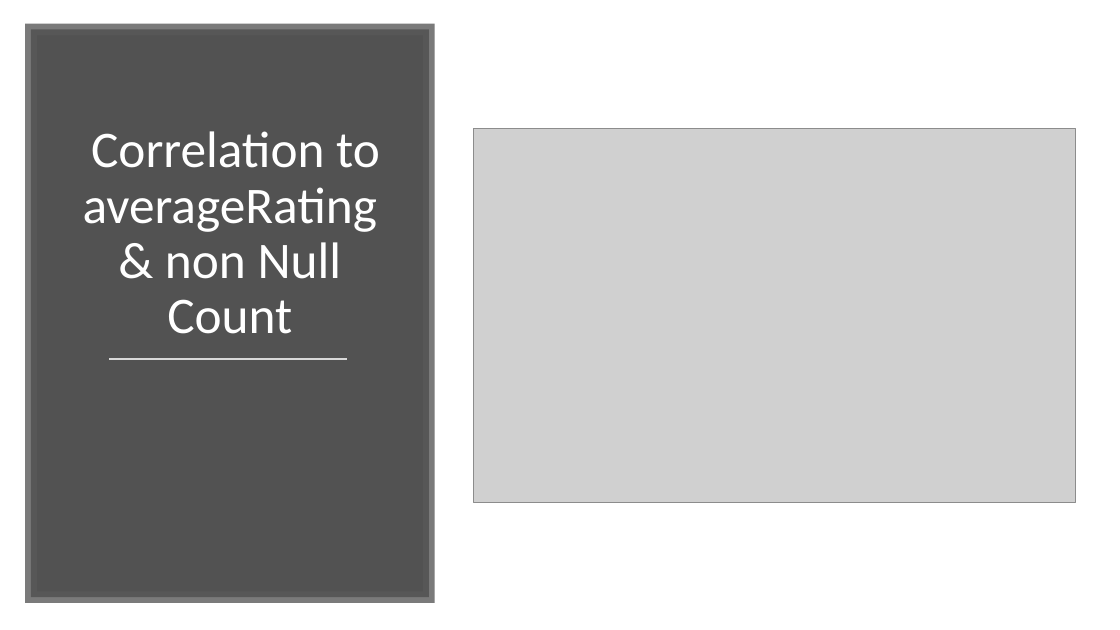
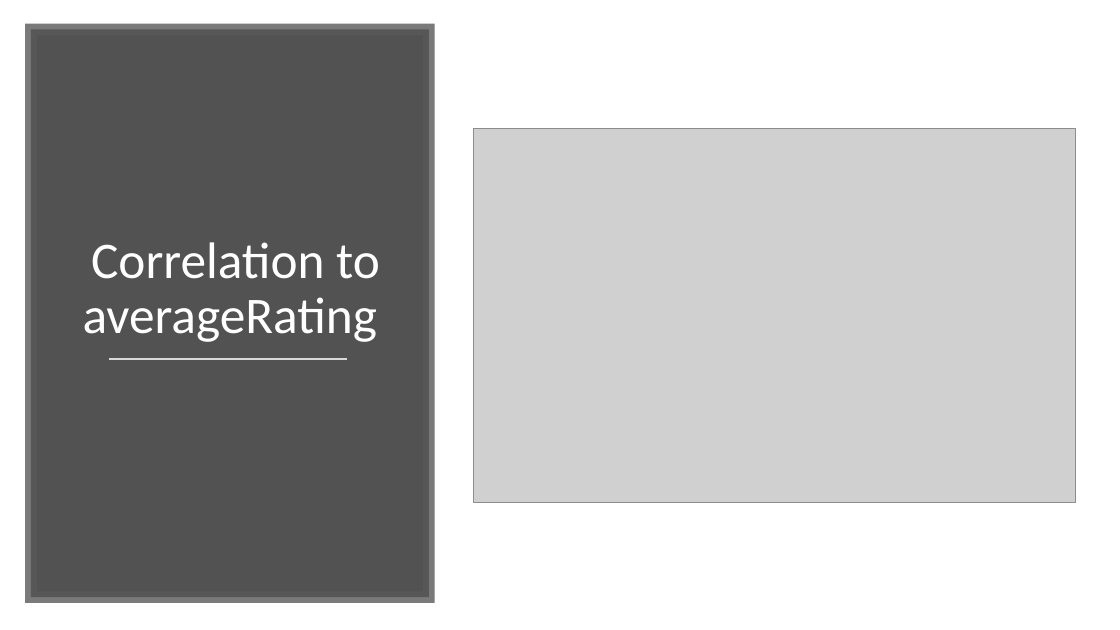
Before and after one commit to dniedermier-cscc/Scrum-Lords-Capstone-2018, a slide deck: slide 17 of Presentation/ScrumLords_Capstone.pptx (slide 18 before the commit). Drawn at 1120x630 pixels with LibreOffice and Linux fonts; fonts in the diff are those of the drawing; grey boxes stand for pictures. Boxes give left, top, right and bottom in pixels: in the first picture for what was removed or moved away, otherwise in the second. Text is boxed around its words. In the diff, an @@ line names an element or a change of style, - is before the commit and + after.

```diff
--- a/Presentation/ScrumLords_Capstone.pptx
+++ b/Presentation/ScrumLords_Capstone.pptx
@@ title at bbox=[83, 242, 380, 342]: text changed @@
-Correlation to averageRating & non Null Count
+Correlation to averageRating
```
Also in this commit, not shown: 3 other slides changed, 1 slide removed.
